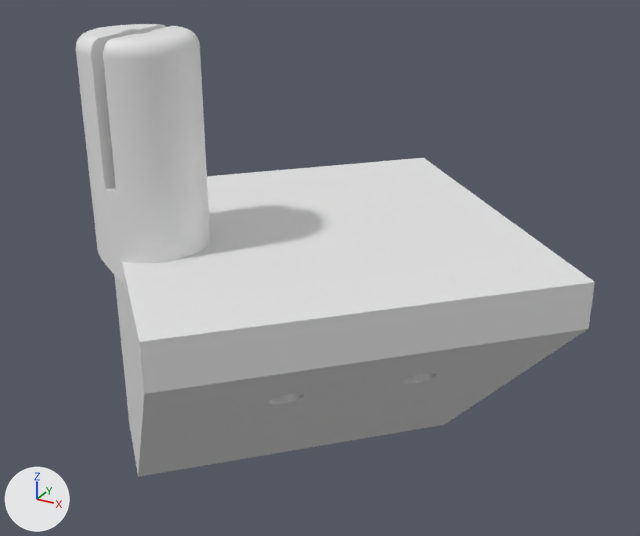
The Blender file Blender/SensorHolder_finprb.blend, before and after one commit.
Camera for both pictures: a camera (50 mm lens) standing at (26.3, -56.1, 39.7) and looking at (-4.8, 0.6, 11.4). Lighting does not change. The marker at lower left points along +X, +Y and +Z. The same objects are shown in both versions, whatever each file hides.

Script lines for the objects in view, before the commit:
```python
me_cube_003 = bpy.data.meshes.new('Cube.003')
me_cube_003.from_pydata(...)  # 522 vertices, 267 faces; spans x -1.0..1.0, y -1.0..1.0, z -1.0..1.0
me_pinstraightwslitx1_1_001 = bpy.data.meshes.new('PinstraightWslitx1_1.001')
me_pinstraightwslitx1_1_001.from_pydata(...)  # 1744 vertices, 3488 faces; spans x -4.1..4.1, y -4.1..4.1, z -10.0..10.0
ob_mainbody = bpy.data.objects.new('MainBody', me_cube_003)
ob_mainbody.location = (-4.82, 0.0, 2.61)
ob_mainbody.rotation_euler = (0.0, 0.0, -0.785)  # degrees (0, 0, -45)
ob_mainbody.scale = (15.0, 15.0, 12.5)
ob_pinstraightwslitx1_1_001 = bpy.data.objects.new('PinstraightWslitx1_1.001', me_pinstraightwslitx1_1_001)
ob_pinstraightwslitx1_1_001.location = (-13.92, -8.41, 20.32)
_m = ob_pinstraightwslitx1_1_001.modifiers.new('Boolean', 'BOOLEAN')
_m.object = ob_cube
```
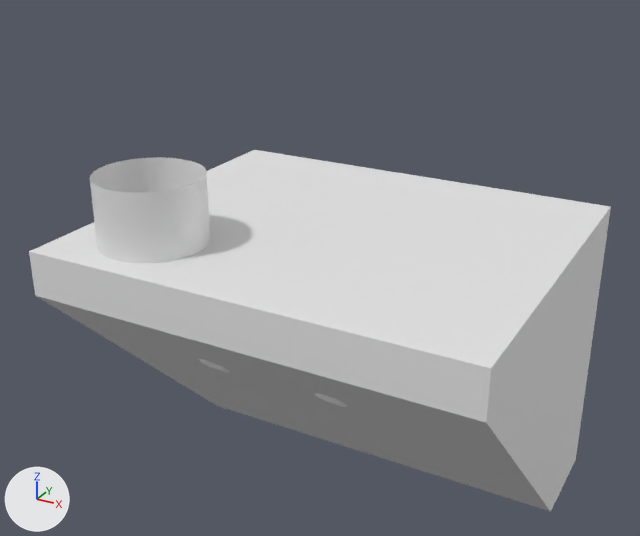
Boxes [x1, y1, x2, y2] around the edits, measured in the pictures (640 x 536 px):
'MainBody', reshaped, moved, turned
    before: [114, 158, 595, 477]
    after: [29, 150, 611, 512]
'PinstraightWslitx1_1.001', reshaped
    before: [76, 24, 210, 284]
    after: [90, 157, 210, 263]
part 1 of me_pinstraightwslitx1_1_001, deleted
    before: [76, 24, 207, 193]

Patch to the scene script:
```diff
--- a/Blender/SensorHolder_finprb.blend.py
+++ b/Blender/SensorHolder_finprb.blend.py
@@ me_pinstraightwslitx1_1_001 @@
 # used by ob_pinstraightwslitx1_1_001; location = (-13.92, -8.41, 20.32)
-me_pinstraightwslitx1_1_001.from_pydata(...)  # 1744 vertices, 3488 faces; spans x -4.1..4.1, y -4.1..4.1, z -10.0..10.0
+me_pinstraightwslitx1_1_001.from_pydata(...)  # 264 vertices, 391 faces; spans x -4.1..4.1, y -4.1..4.1, z -10.0..0.0
+# me_pinstraightwslitx1_1_001 part 1: 1480 vertices removed from x -4.1..4.1, y -4.1..4.1, z -10.0..10.0
@@ me_cube_007 @@
+me_cube_007.from_pydata(...)  # 522 vertices, 267 faces; spans x -1.43..0.57, y -1.13..1.18, z -1.55..0.45
@@ ob_mainbody @@
-ob_mainbody = bpy.data.objects.new('MainBody', me_cube_003)
-ob_mainbody.location = (-4.82, 0.0, 2.61)
-ob_mainbody.rotation_euler = (0.0, 0.0, -0.785)  # degrees (0, 0, -45)
+ob_mainbody = bpy.data.objects.new('MainBody', me_cube_007)
+ob_mainbody.location = (-3.59, -5.75, 9.45)
+ob_mainbody.rotation_euler = (0.0, 0.0, -1.571)  # degrees (0, 0, -90)
 ob_mainbody.scale = (15.0, 15.0, 12.5)
```
